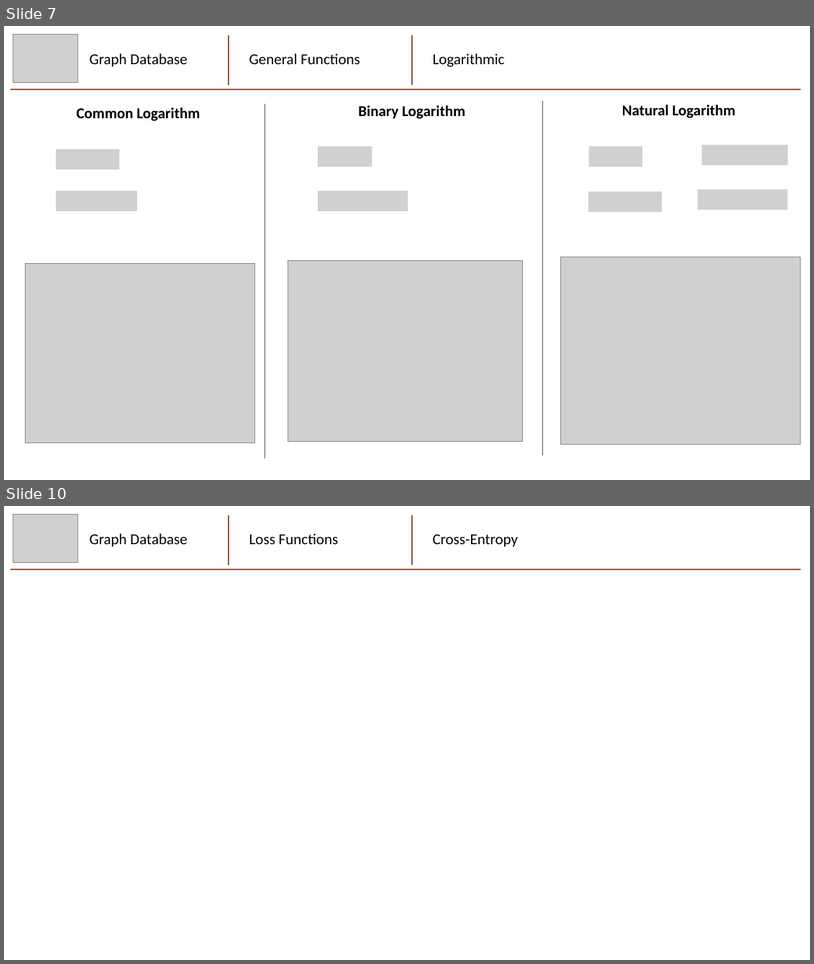
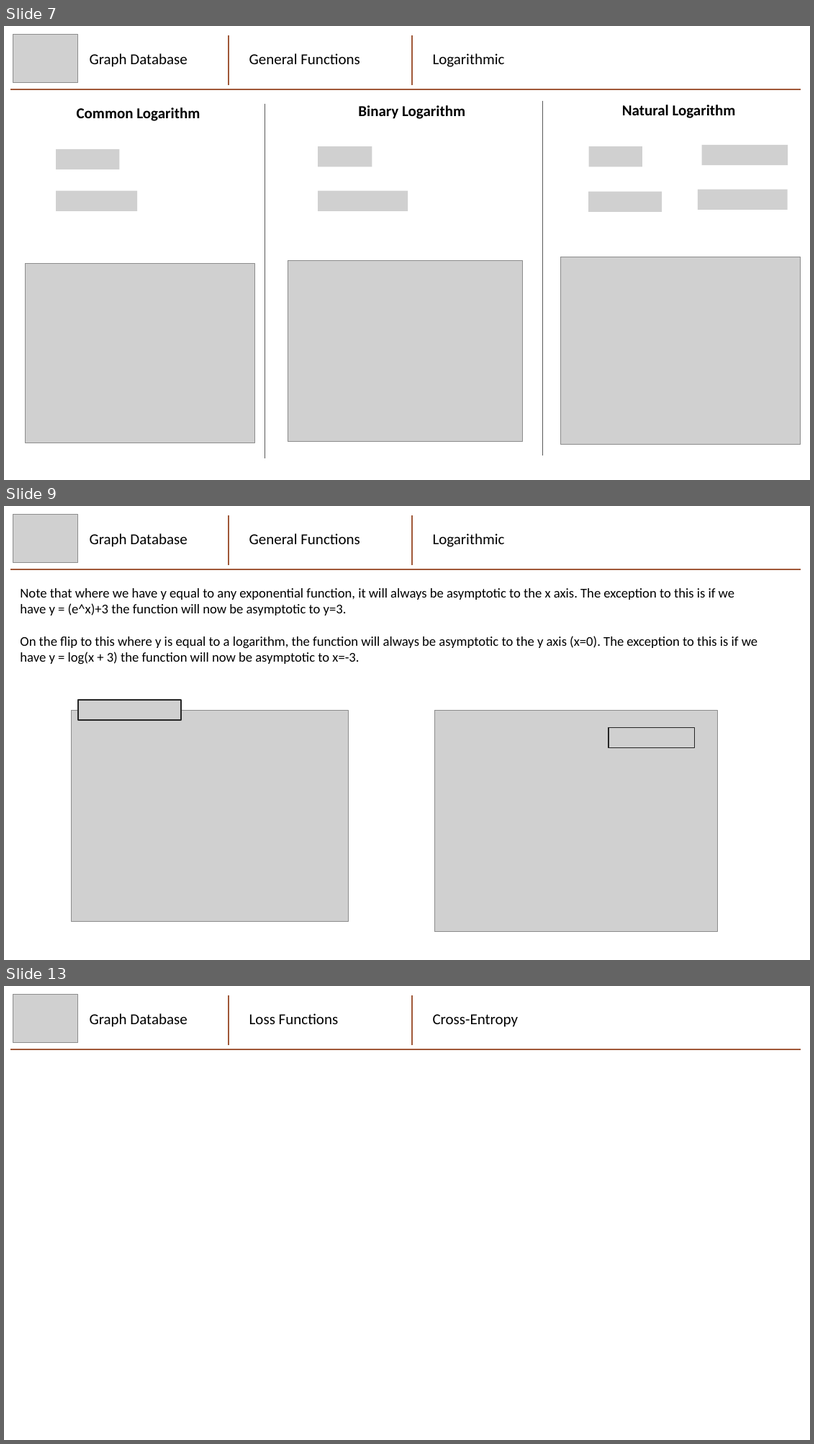
Before and after one commit to mhaythornthwaite/Testing_ML_Algorithms, a slide deck: Graphs_and_Functions/Graphs_and_Functions.pptx. Shown one above the other, each under a label of ours: slides 7 and 10 before the commit, slides 7, 9 and 13 after it; the slides between them are not shown. The pictures are 814x964 and 814x1444 pixels, drawn with LibreOffice and Linux fonts; fonts in the diff are those of the drawing; grey boxes stand for pictures. Boxes give left, top, right and bottom in pixels: in the first picture for what was removed or moved away, otherwise in the second. Text is boxed around its words. In the diff, an @@ line names an element or a change of style, - is before the commit and + after.

Commit message:
Log and composite functions

```diff
--- a/Graphs_and_Functions/Graphs_and_Functions.pptx
+++ b/Graphs_and_Functions/Graphs_and_Functions.pptx
@@ slide 9 added at bbox=[4, 506, 810, 960], background #FFFFFF @@
@@ picture added at bbox=[13, 515, 78, 563] @@
@@ group added at bbox=[10, 515, 801, 569]: 2 lines, 2 texts @@
+Graph Database
+Logarithmic
@@ line added from (412, 565) to (412, 515), #A05838 1.5 pt @@
@@ text added at bbox=[250, 533, 360, 544], 18 pt, text #000000 @@
+General Functions
@@ text added at bbox=[20, 588, 758, 664], 16 pt, text #000000 @@
+Note that where we have y equal to any exponential function, it will always be asymptotic to the x axis. The exception to this is if we have y = (e^x)+3 the function will now be asymptotic to y=3.
+On the flip to this where y is equal to a logarithm, the function will always be asymptotic to the y axis (x=0). The exception to this is if we have y = log(x + 3) the function will now be asymptotic to x=-3.
@@ picture added at bbox=[78, 700, 180, 720] @@
@@ picture added at bbox=[71, 710, 348, 921] @@
@@ picture added at bbox=[435, 710, 718, 932] @@
@@ picture added at bbox=[609, 728, 695, 748] @@
@@ what was slide 10 is now slide 13 @@
```
Also in this commit, not shown: 2 slides changed, 2 other slides added, 2 other files.
